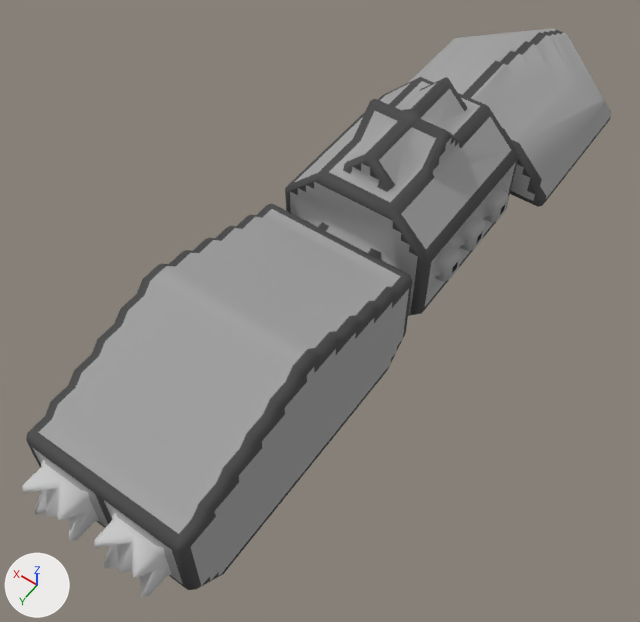
An edit to the OBJ model src/jsMain/resources/meshes/diadochi-2-azathoth-class.obj, drawn before and after from the same camera.
Rendered twice from a 50 mm camera at (-32.3, 56.5, 86.6) aimed at (2.1, 8.4, 11.0). Arrows for +X, +Y and +Z are at lower left; the lights stay in place. Where no turn or scale is listed for an object, it has been applied to the vertices.

In view in the first picture: 'diadochi-2-azathoth-class'.
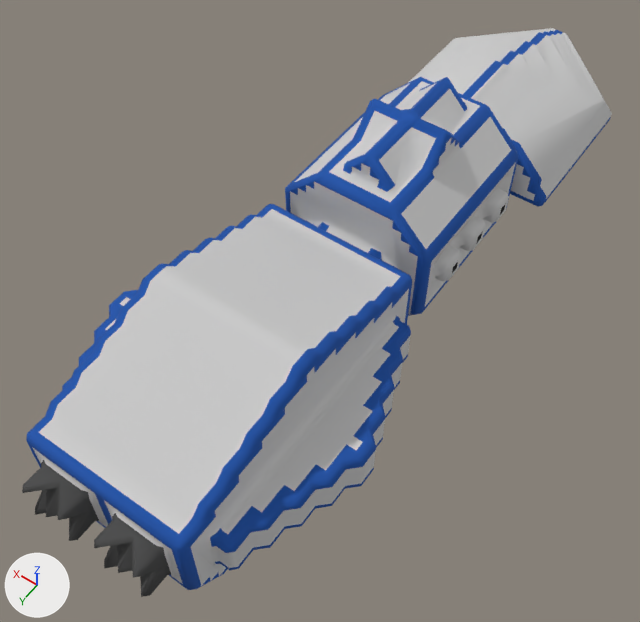
Pixel boxes [x1, y1, x2, y2] of what changed, in the pictures (640 x 622 px; the box of a moved part takes in the faces that stretch with it):
```json
{"part": 1, "of": "me_diadochi_2_azathoth_class", "change": "built on", "before": [69, 514, 132, 573], "after": [24, 289, 411, 596]}
{"part": 2, "of": "me_diadochi_2_azathoth_class", "change": "moved or reshaped", "before": [426, 132, 509, 191], "on screen": "not visible afterwards"}
{"part": 3, "of": "me_diadochi_2_azathoth_class", "change": "surface changed", "before": [22, 28, 612, 597], "after": [22, 28, 612, 597]}
```

Edits to the scene script, one JSON object a line:
```json
{"block": "me_diadochi_2_azathoth_class", "where": "# used by ob_diadochi_2_azathoth_class; location = (0.0, 0.0, 0.0)"}
{"op": "remove", "block": "me_diadochi_2_azathoth_class", "code": "me_diadochi_2_azathoth_class.from_pydata(...)  # 2127 vertices, 3930 faces; spans x -11.5..11.5, y -44.0..44.0, z -0.1..30.9"}
{"op": "add", "block": "me_diadochi_2_azathoth_class", "code": "me_diadochi_2_azathoth_class.from_pydata(...)  # 2538 vertices, 4728 faces; spans x -14.5..14.5, y -44.0..44.0, z -0.1..30.9"}
{"block": "me_diadochi_2_azathoth_class", "change": "me_diadochi_2_azathoth_class part 1: 2 vertices moved from x -4.0..2.5, y 42.5..43.5, z 17.4..20.9 to x -4.0..3.0, y 43.0..43.5, z 17.4..19.9; 412 vertices added at x -14.5..14.5, y 7.5..43.5, z 14.4..21.9"}
{"block": "me_diadochi_2_azathoth_class", "change": "me_diadochi_2_azathoth_class part 2: 5 vertices removed from x -8.0..8.0, y -14.8..-1.0, z 17.4..28.4; 5 vertices added at x -4.0..8.0, y -13.5..-2.5, z 9.4..21.4"}
{"block": "me_diadochi_2_azathoth_class", "change": "me_diadochi_2_azathoth_class part 3: 3401 kept faces spanning x -11.5..11.5, y -44.0..44.0, z -0.1..30.9 get new texture (UV) coordinates"}
```
